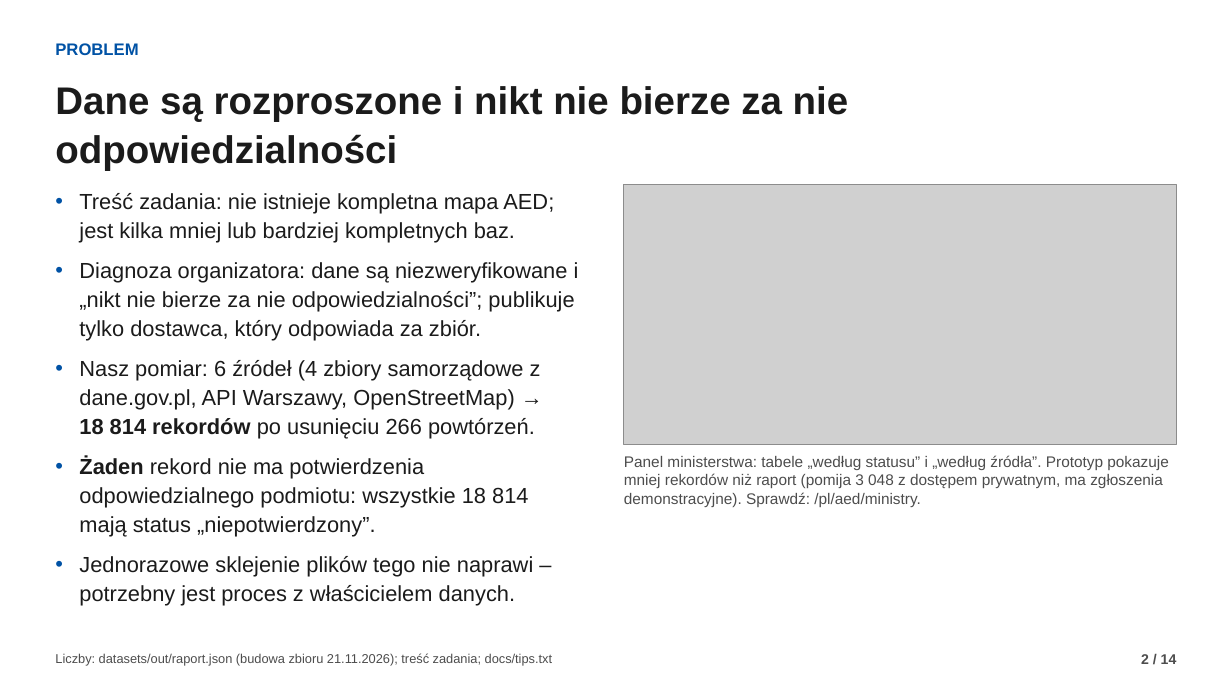
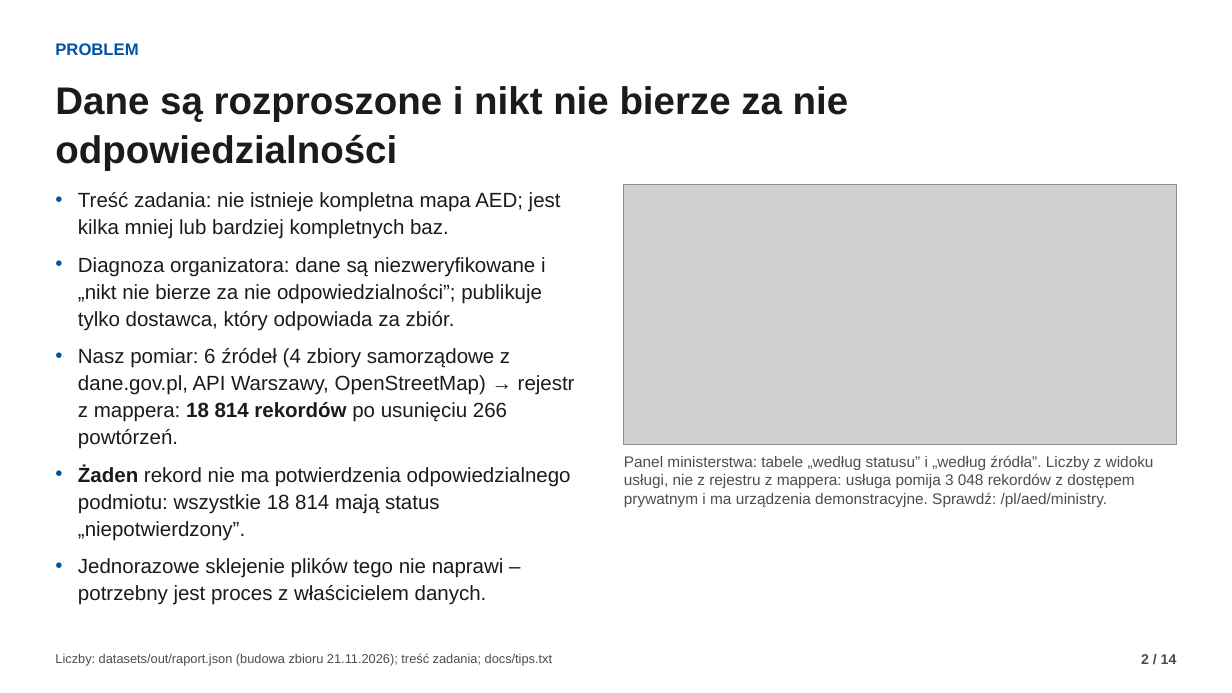
Before and after one commit to fidok15/AED, a slide deck: slide 2 of docs/prezentacja/misja-aed.pptx. Drawn at 1232x693 pixels with LibreOffice and Linux fonts; fonts in the diff are those of the drawing; grey boxes stand for pictures. Boxes give left, top, right and bottom in pixels: in the first picture for what was removed or moved away, otherwise in the second. Text is boxed around its words. In the diff, an @@ line names an element or a change of style, - is before the commit and + after.

Commit message:
docs: documents say only what was run - fixes after the Codex juror evaluation
- overclaims removed (daily merge, public address, reminders by e-mail, one-minute confirmation)
- one deployment status, slide count and presentation path everywhere; harvester 1.14 state
- TODO rewritten: for the agent, for people, campaign, decisions; decisions of 22.11 recorded in CLAUDE.md
- Codex evaluation reports in docs/ewaluacja-codex/; dictionary sheet render for the deck

```diff
--- a/docs/prezentacja/misja-aed.pptx
+++ b/docs/prezentacja/misja-aed.pptx
@@ text at <box>78,192,571,605</box>: size 17 to 16 pt in "Treść zadania: nie istnieje kompletna mapa AED; ...", "Diagnoza organizatora: dane są niezweryfikowane i „nikt ...", "Żaden rekord nie ma potwierdzenia odpowiedzialnego podmiotu: ...", "Jednorazowe sklejenie plików tego nie naprawi – ..."; indent changed; less space between paragraphs @@
@@ text at <box>78,348,575,449</box>: text changed; size 17 to 16 pt @@
-• Nasz pomiar: 6 źródeł (4 zbiory samorządowe z dane.gov.pl, API Warszawy, OpenStreetMap) → 18 814 rekordów po usunięciu 266 powtórzeń.
+• Nasz pomiar: 6 źródeł (4 zbiory samorządowe z dane.gov.pl, API Warszawy, OpenStreetMap) → rejestr z mappera: 18 814 rekordów po usunięciu 266 powtórzeń.
@@ text at <box>624,455,1154,507</box>: text changed @@
-Panel ministerstwa: tabele „według statusu” i „według źródła”. Prototyp pokazuje mniej rekordów niż raport (pomija 3 048 z dostępem prywatnym, ma zgłoszenia demonstracyjne). Sprawdź: /pl/aed/ministry.
+Panel ministerstwa: tabele „według statusu” i „według źródła”. Liczby z widoku usługi, nie z rejestru z mappera: usługa pomija 3 048 rekordów z dostępem prywatnym i ma urządzenia demonstracyjne. Sprawdź: /pl/aed/ministry.
```
Also in this commit, not shown: 10 other slides changed, 14 other files.
